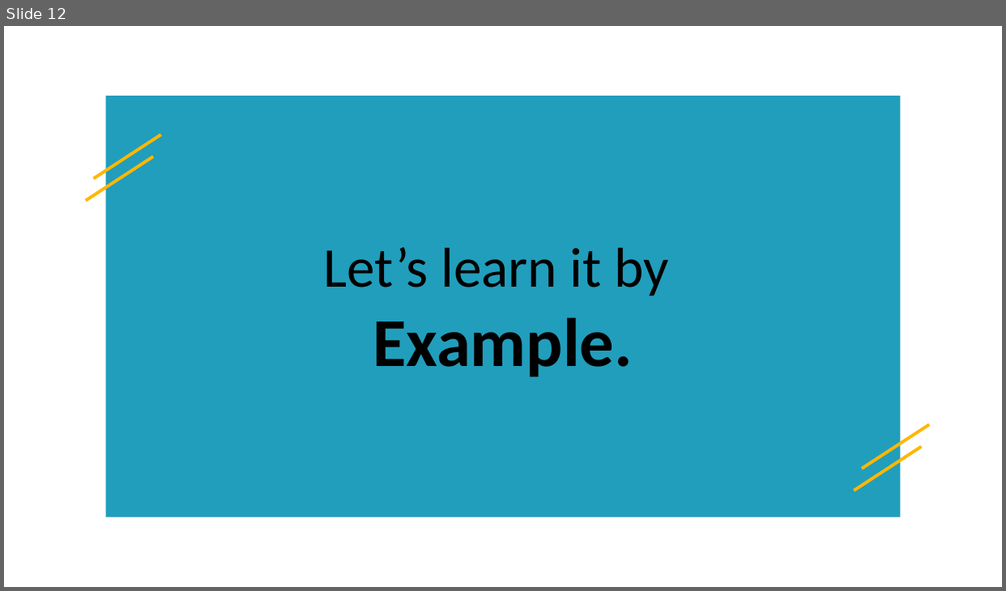
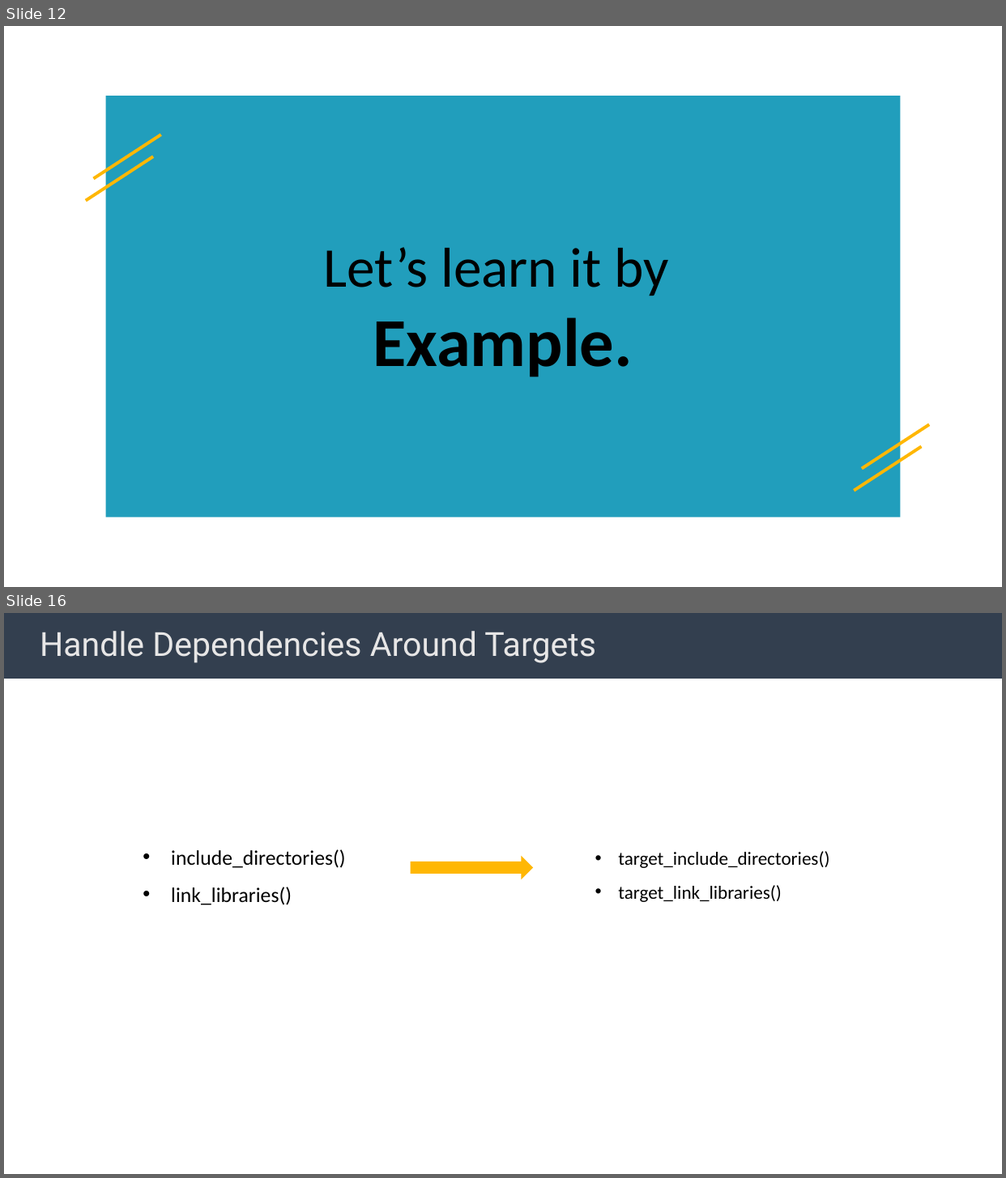
Before and after one commit to BingHanLin/Learn_Modern_CMake, a slide deck: cmake notes.pptx. Shown one above the other, each under a label of ours: slide 12 before the commit, slides 12 and 16 after it; the slides between them are not shown. The pictures are 1006x591 and 1006x1178 pixels, drawn with LibreOffice and Linux fonts; fonts in the diff are those of the drawing; background and template pictures are left out. Boxes give left, top, right and bottom in pixels: in the first picture for what was removed or moved away, otherwise in the second. Text is boxed around its words. In the diff, an @@ line names an element or a change of style, - is before the commit and + after.

```diff
--- a/cmake notes.pptx
+++ b/cmake notes.pptx
@@ slide 16 added at box(4, 613, 1002, 1174), background #FFFFFF @@
@@ rectangle added at box(4, 613, 1002, 679), fill #333F50 @@
@@ title added at box(40, 631, 596, 663), 32 pt, text #E7E6E6 @@
+Handle Dependencies Around Targets
@@ text added at box(171, 850, 346, 905), 20 pt, text #000000 @@
+• include_directories()
+• link_libraries()
@@ right arrow added at box(411, 855, 533, 879), fill #FFB703 @@
@@ text added at box(618, 851, 829, 902), 18 pt, text #000000 @@
+• target_include_directories()
+• target_link_libraries()
```
Also in this commit, not shown: 8 slides changed, 2 other slides added, 4 slides removed, 35 other files.
